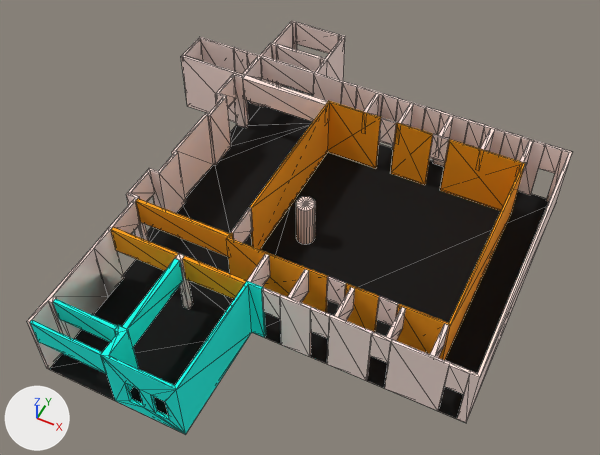
Before and after pictures for a commit that changed the OBJ model Assets/floorplan/floorplan.obj.
Camera for both pictures: a 50 mm lens placed at (2.039, -4.157, 5.321), pointed at (0.004, -0.086, 0.232). Every picture has the same lights, and +X, +Y and +Z are marked at lower left. Mesh edges are drawn as thin lines. Where no turn or scale is listed for an object, it has been applied to the vertices. Vertices at the same position are counted once.

Objects in the first picture: 'floorplan'.
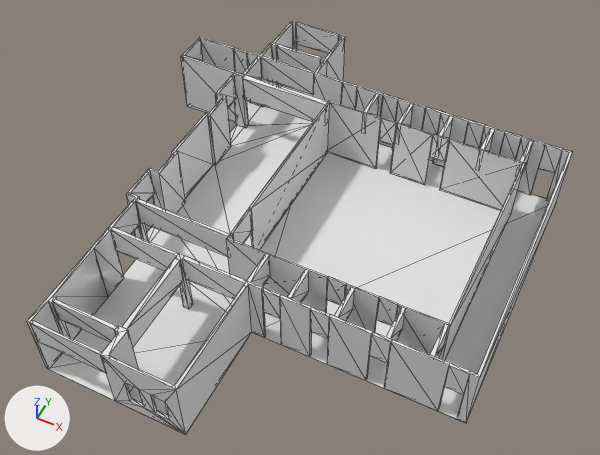
Location of each change, [x1, y1, x2, y2] in pixels of the pictures (600 x 455 px):
'floorplan', recoloured, reshaped
    both: [27, 21, 573, 435]
part 1 of me_floorplan, deleted
    before: [296, 197, 315, 244]

The change, as a list of edits to the scene's bpy script:
```text
Change mat_blinn1sg:
    mat_blinn1sg.base_color: (0.0, 0.0, 0.0) -> (0.8, 0.8, 0.8)  # black #000000 -> white #e7e7e7
Change mat_blinn2sg:
    mat_blinn2sg.base_color: (1.0, 0.79, 0.73) -> (0.8, 0.8, 0.8)  # white #ffe6de -> white #e7e7e7
Change mat_lambert2sg:
    mat_lambert2sg.base_color: (0.0, 0.97, 0.83) -> (0.8, 0.8, 0.8)  # cyan #00fceb -> white #e7e7e7
Change mat_phong2sg:
    mat_phong2sg.base_color: (0.97, 0.35, 0.0) -> (0.8, 0.8, 0.8)  # orange #fca000 -> white #e7e7e7
Change me_floorplan:
    where me_floorplan.from_pydata(...)  # 656 vertices, 1210 faces; spans x -1.79..1.79, y -2.0..2.0, z 0.0..0.61
    used by ob_floorplan; location = (0.0, 0.0, 0.0)
    me_floorplan part 1: the loose piece of 42 vertices spanning x -0.08..0.08, y -0.06..0.1, z 0.0..0.42 is deleted
```
